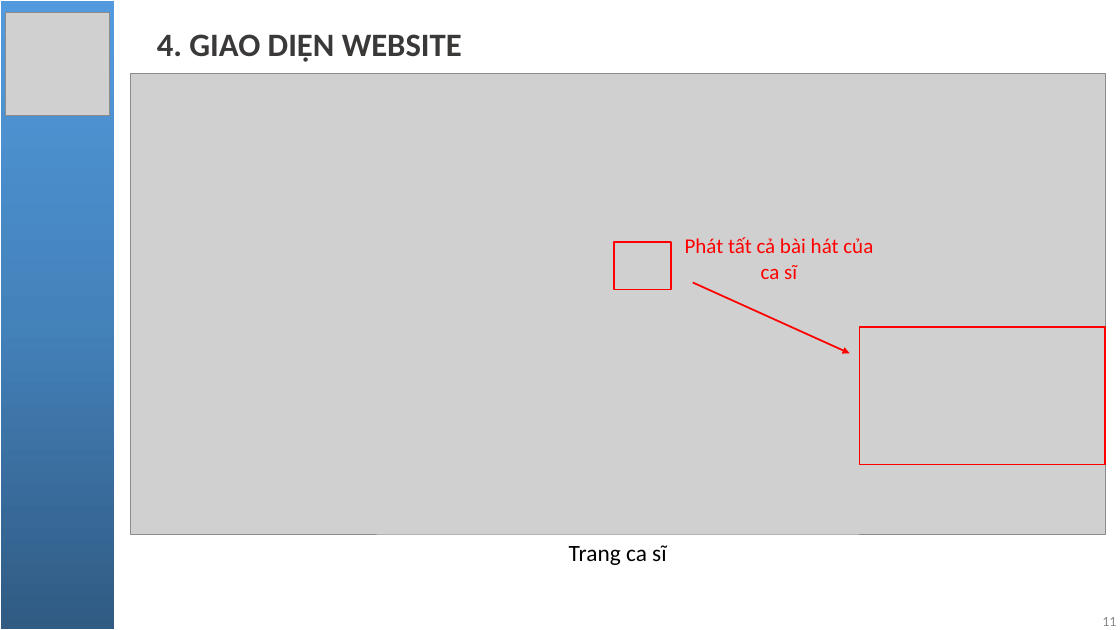
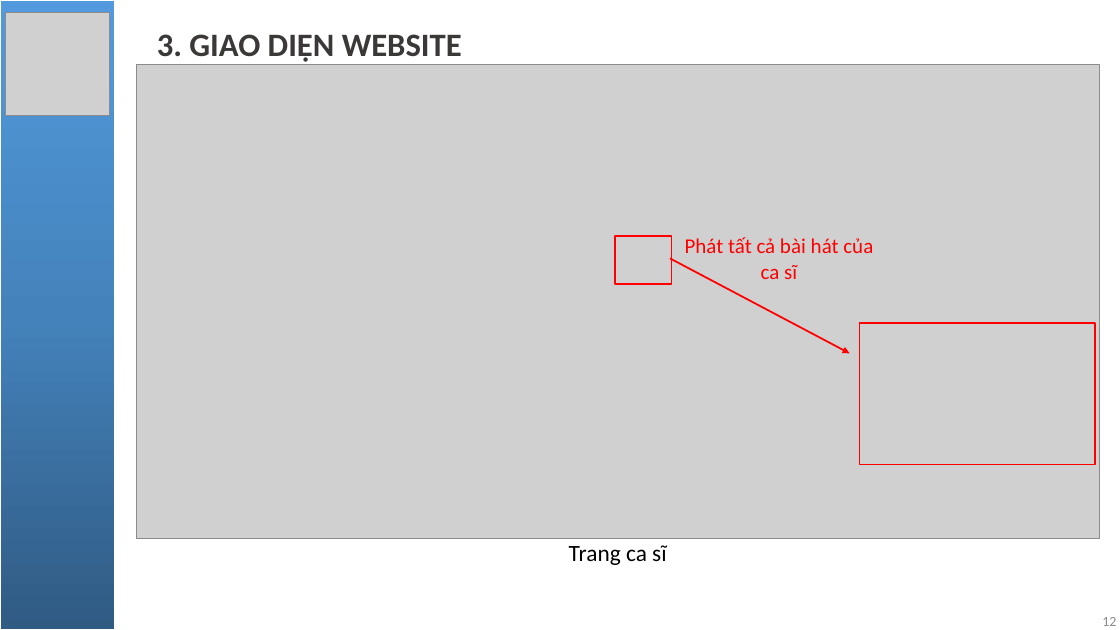
Before and after one commit to NgoQuocBao1010/PHP-Spotify-Clone, a slide deck: slide 12 of pptReport/Báo cáo đồ án.pptx (slide 11 before the commit). Drawn at 1120x630 pixels with LibreOffice and Linux fonts; fonts in the diff are those of the drawing; grey boxes stand for pictures. Boxes give left, top, right and bottom in pixels: in the first picture for what was removed or moved away, otherwise in the second. Text is boxed around its words. In the diff, an @@ line names an element or a change of style, - is before the commit and + after.

```diff
--- a/pptReport/Báo cáo đồ án.pptx
+++ b/pptReport/Báo cáo đồ án.pptx
@@ subtitle at [157, 34, 462, 62]: text changed @@
-4. GIAO DIỆN WEBSITE
+3. GIAO DIỆN WEBSITE
@@ picture: place and size @@
-picture at [130, 74, 1106, 534]
+picture at [136, 64, 1100, 539]
@@ rectangle: place and size @@
-rectangle at [614, 242, 671, 290]
+rectangle at [615, 236, 672, 284]
@@ arrow moved from (693, 282) - (849, 354) to (670, 259) - (849, 354) @@
@@ rectangle: place and size @@
-rectangle at [860, 328, 1105, 465]
+rectangle at [860, 323, 1095, 465]
@@ page number at [1102, 617, 1116, 626]: text changed @@
-11
+12
```
Also in this commit, not shown: 17 other slides changed, 3 slides added, 1 slide removed.
